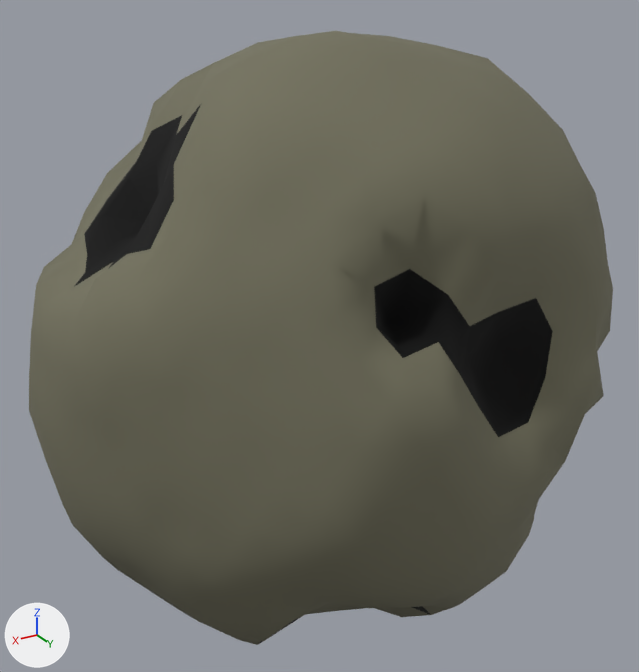
Before and after pictures for a commit that changed the glTF model assets/asteroids/asteroid_00.glb.
Before and after are seen from a 50 mm lens placed at (1.58, 2.57, 1.38), pointed at (0.0, -0.05, 0.07). Arrows for +X, +Y and +Z are at lower left; the lights stay in place. The first picture is the older version. Vertices at exactly the same position are counted once.

Objects in the first picture: 'Asteroid_00'.
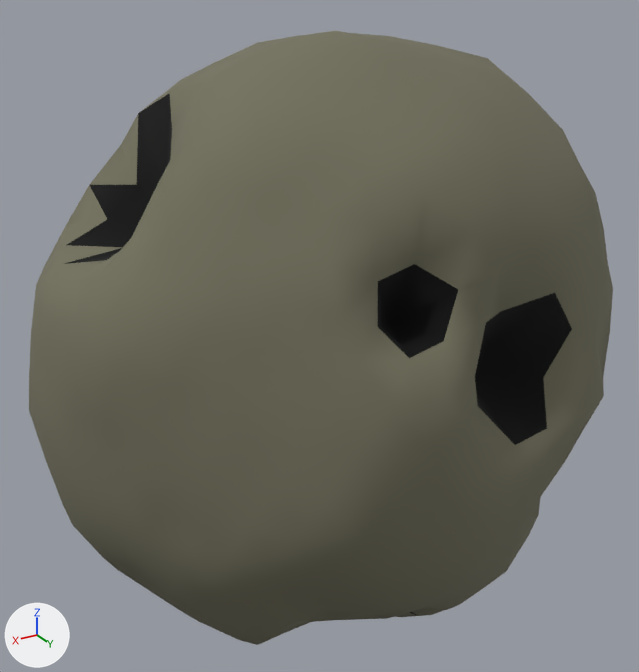
What changed in the scene script:
```text
Change me_icosphere:
    where me_icosphere.from_pydata(...)  # 642 vertices, 1280 faces; spans x -1.15..1.06, y -0.94..0.91, z -1.06..1.17
    used by ob_asteroid_00; location = (0.0, 0.0, 0.0)
    me_icosphere part 1: 52 of 642 vertices moved; they spanned x -0.92..0.27, y -0.11..0.79, z -0.93..0.56 and now span x -0.94..0.28, y -0.12..0.85, z -0.98..0.59; mean shift (-0.01, 0.02, -0.01); largest move (-0.84, 0.35, -0.27) -> (-0.92, 0.39, -0.29)
    me_icosphere part 2: 24 of 642 vertices moved; they spanned x 0.47..0.91, y -0.34..0.23, z 0.45..0.98 and now span x 0.51..0.95, y -0.37..0.25, z 0.47..1.01; mean shift (0.02, 0.0, 0.02); largest move (0.47, -0.12, 0.91) -> (0.51, -0.13, 0.98)
    me_icosphere part 3
    me_icosphere.vertices[517].co: (0.38, 0.37, -0.75) -> (0.41, 0.4, -0.82)  # not seen -> pixel (284, 633)
    me_icosphere.vertices[518].co: (0.34, 0.47, -0.67) -> (0.36, 0.5, -0.72)  # not seen -> pixel (311, 621)
    me_icosphere.vertices[519].co: (0.3, 0.56, -0.6) -> (0.32, 0.61, -0.64)  # not seen -> pixel (338, 620)
    me_icosphere.vertices[520].co: (0.28, 0.31, -0.86) -> (0.29, 0.31, -0.87)  # pixel (304, 615) -> not seen
    me_icosphere.vertices[521].co: (0.16, 0.62, -0.6) -> (0.17, 0.67, -0.66)  # not seen -> pixel (387, 618)
    me_icosphere.vertices[522].co: (0.17, 0.23, -0.9) -> (0.18, 0.25, -0.97)  # not seen -> pixel (319, 620)
    me_icosphere.vertices[523].co: (0.05, 0.56, -0.68) -> (0.05, 0.58, -0.72)
    me_icosphere.vertices[526].co: (0.02, 0.27, -0.9) -> (0.03, 0.3, -0.98)
    me_icosphere.vertices[527].co: (-0.02, 0.39, -0.85) -> (-0.02, 0.4, -0.88)
    me_icosphere.vertices[528].co: (-0.06, 0.5, -0.77) -> (-0.06, 0.55, -0.84)  # not seen -> pixel (417, 615)
    me_icosphere.vertices[630].co: (0.21, 0.36, -0.67) -> (0.2, 0.34, -0.63)
    me_icosphere.vertices[631].co: (0.19, 0.5, -0.67) -> (0.18, 0.48, -0.63)
    me_icosphere.vertices[632].co: (0.12, 0.32, -0.79) -> (0.12, 0.31, -0.75)
    me_icosphere.vertices[633].co: (0.08, 0.4, -0.68) -> (0.08, 0.38, -0.64)
    me_icosphere part 4: 34 faces spanning x -1.06..0.95, y -0.73..0.84, z -0.98..1.01 switch from mat_asteroidcrater_00 (black #000000) to mat_asteroidrock_00 (dark yellow #74735e)
```

Location of each change, [x1, y1, x2, y2] in pixels of the pictures (639 x 672 px; the box of a moved part takes in the faces that stretch with it):
part 1 of me_icosphere, moved or reshaped
    before: [332, 197, 608, 544]
    after: [332, 197, 610, 544]
part 2 of me_icosphere, moved or reshaped
    both: [36, 60, 251, 323]
part 3 of me_icosphere, moved or reshaped
    before: [241, 601, 447, 645]
    after: [241, 601, 448, 645]
part 4 of me_icosphere, recoloured
    before: [75, 104, 470, 644]
    after: [64, 110, 486, 633]
